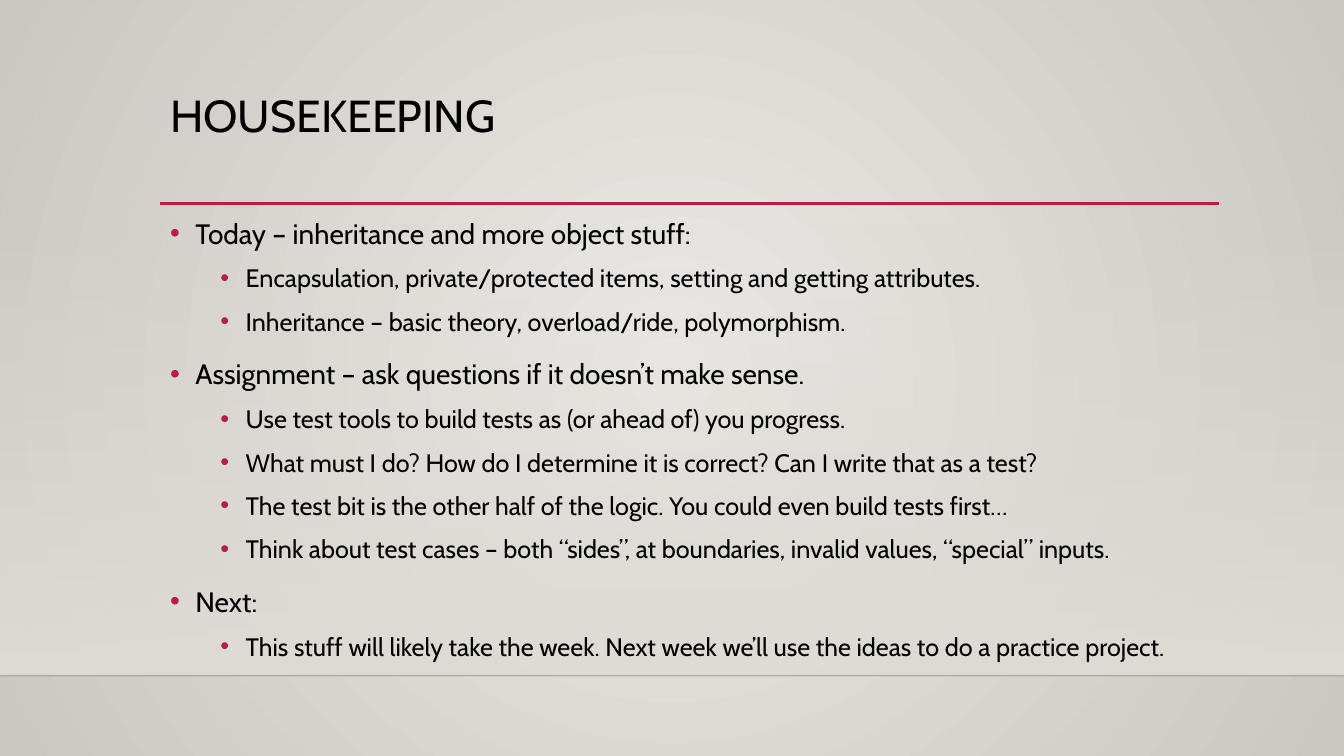
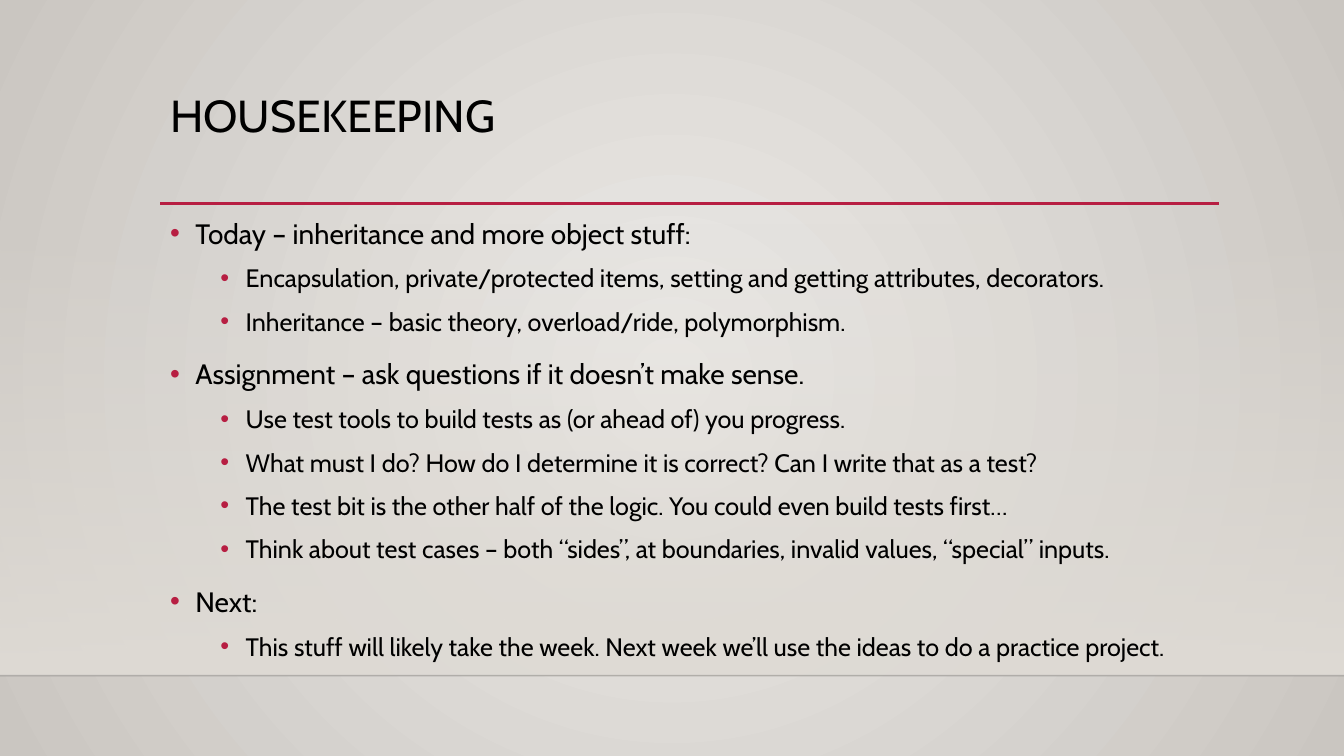
Before and after one commit to AkeemSemperDataScience/Programming_Basics_for_Machine_Learning_Students, a slide deck: slide 1 of reference_material/slides/016_inheritance.pptx. Drawn at 1344x756 pixels with LibreOffice and Linux fonts; fonts in the diff are those of the drawing; background and template pictures are left out. Boxes give left, top, right and bottom in pixels: in the first picture for what was removed or moved away, otherwise in the second. Text is boxed around its words. In the diff, an @@ line names an element or a change of style, - is before the commit and + after.

```diff
--- a/reference_material/slides/016_inheritance.pptx
+++ b/reference_material/slides/016_inheritance.pptx
@@ text at bbox=[246, 268, 1104, 294]: text changed @@
-  • Encapsulation, private/protected items, setting and getting attributes.
+  • Encapsulation, private/protected items, setting and getting attributes, decorators.
```
Also in this commit, not shown: 4 other files.
